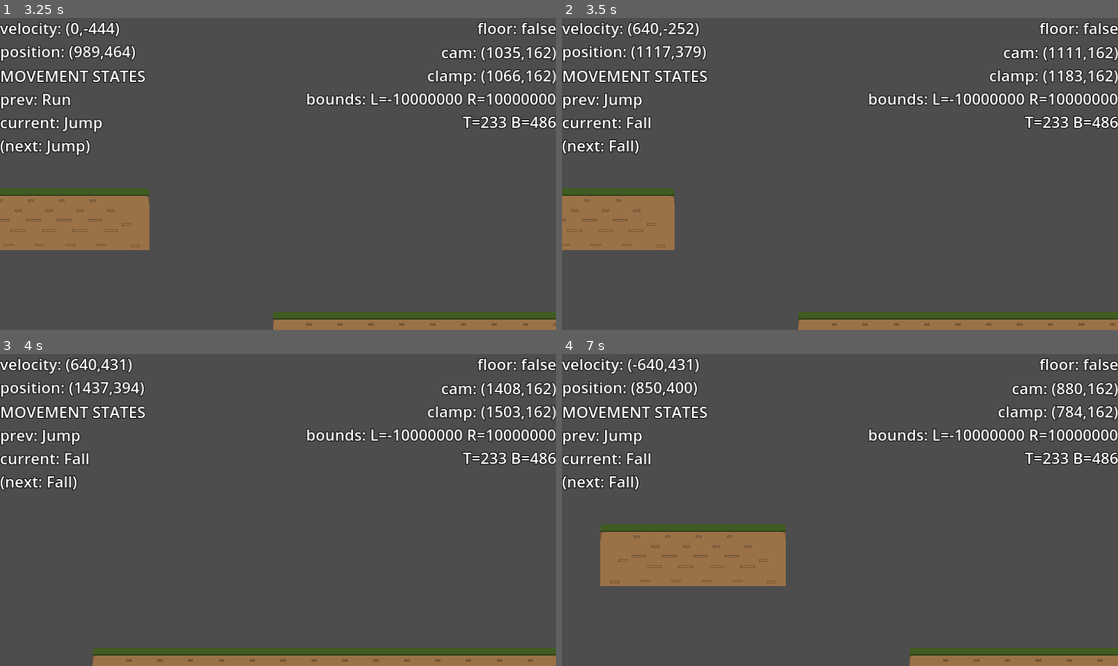
Above: before the commit, frames 1-4 (two rows, left to right).
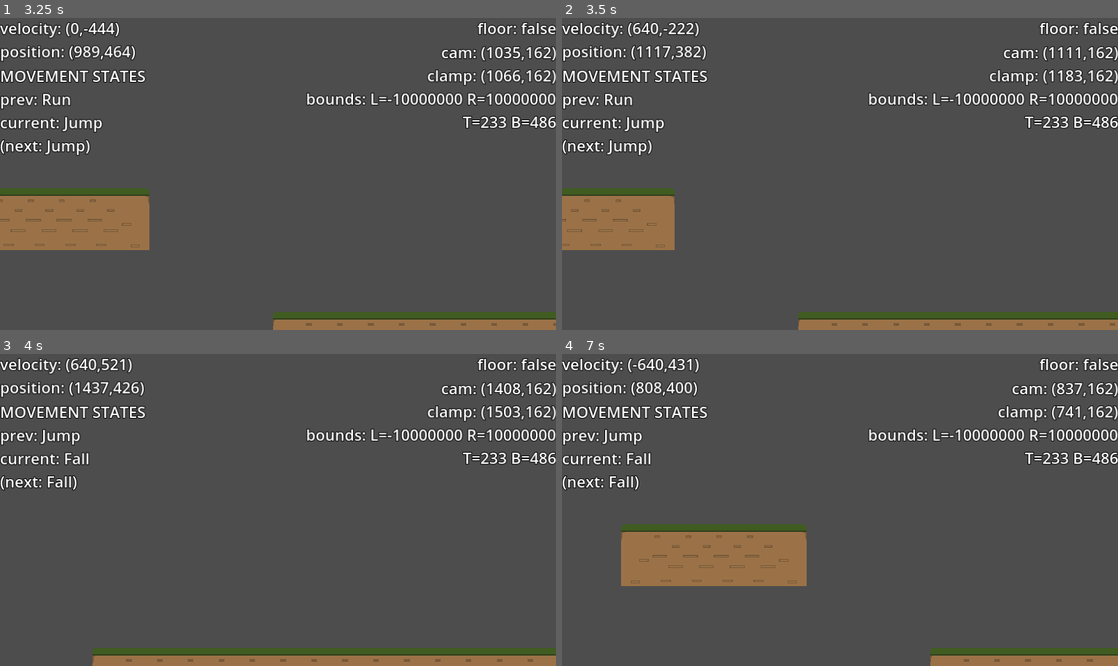
Above: after the commit, the same moments.

Repository: azylazide/untitled-hw-game-G4
Game: Godot game, scene res://src/levels/world.tscn
Two runs of this game, one before a commit and one after it. Both use one fixed random seed, a clock stepped at 60 frames per second and the inputs below.
Inputs:
- Up to frame 1 (3.25 s): tap Enter (ui_accept) at 0.5 s; hold Space (jump) 0.53-1.28 s; hold D (right) 0.53-2.03 s; tap Space (jump) at 1.35, 1.52, 1.82, 2.85, 3.02 s; hold A (left) 2.03-2.78 s; hold Space (jump) 2.03-2.78 s; hold D (right) from 2.78 s (still down)
- Up to frame 2 (3.5 s): keep holding D (right); tap Space (jump) at 3.32 s
- Up to frame 3 (4 s): keep holding D (right); hold Space (jump) from 3.53 s (still down)
- Up to frame 4 (7 s): tap P (pause, bound only after the commit) at 4.15 s; release D (right) at 4.28 s; release Space (jump) at 4.28 s; hold A (left) 4.28-5.03 s; tap Space (jump) at 4.35, 4.52, 4.82, 5.85, 6.02, 6.32 s; hold D (right) 5.03-5.78 s; hold Space (jump) 5.03-5.78 s; hold A (left) from 5.78 s (still down); hold Space (jump) from 6.53 s (still down)

Frame 1 is identical in both runs. In frame 2, 0.6% of the frame differs, in the area x 7-26%, y 1-45%; in frame 3, 0.2%; in frame 4, 2.5%, in the area x 6-98%, y 8-100%.

Commit message:
fixed weird jump when key let go

Diff:
--- a/project.godot
+++ b/project.godot
@@ -20,6 +20,7 @@
 SignalBus="*res://src/signal_bus.gd"
 Globals="*res://src/Globals.gd"
 DebugTexts="*res://src/debug_texts.tscn"
+DebugUtils="*res://src/DebugUtils.gd"
 
 [display]
 
@@ -45,6 +46,11 @@
 , Object(InputEventKey,"resource_local_to_scene":false,"resource_name":"","device":-1,"window_id":0,"alt_pressed":false,"shift_pressed":false,"ctrl_pressed":false,"meta_pressed":false,"pressed":false,"keycode":0,"physical_keycode":4194320,"key_label":0,"unicode":0,"echo":false,"script":null)
 ]
 }
+pause={
+"deadzone": 0.5,
+"events": [Object(InputEventKey,"resource_local_to_scene":false,"resource_name":"","device":-1,"window_id":0,"alt_pressed":false,"shift_pressed":false,"ctrl_pressed":false,"meta_pressed":false,"pressed":false,"keycode":0,"physical_keycode":80,"key_label":0,"unicode":112,"echo":false,"script":null)
+]
+}
 
 [layer_names]
 
--- /dev/null
+++ b/src/DebugUtils.gd
@@ -0,0 +1,10 @@
+extends Node
+
+func _ready() -> void:
+	process_mode = Node.PROCESS_MODE_ALWAYS
+
+func _unhandled_input(event: InputEvent) -> void:
+	if event.is_action_pressed("pause"):
+		get_tree().paused = true
+	elif event.is_action_released("pause"):
+		get_tree().paused = false
--- a/src/actors/player.gd
+++ b/src/actors/player.gd
@@ -45,9 +45,9 @@
 	var state_name = STATES.keys().map(func(elem):return elem.to_pascal_case())
 	const NULL:= -1
 	var current: int
-	var previous:= -1
-	var next:= -1
-	var previous_frame:= -1
+	var previous:= NULL
+	var next:= NULL
+	var previous_frame:= NULL
 
 	func _init(current_state) -> void:
 		current = current_state
@@ -60,7 +60,6 @@
 	min_jump_force = Globals._jump_vel(max_run_tile,min_jump_height,gap_length/2.0)
 
 	speed = max_run_tile*Globals.TILE_UNITS
-
 
 	face_direction = 1
 
@@ -227,6 +226,7 @@
 func _apply_gravity(delta: float) -> void:
 	if velocity.y > 0:
 		velocity.y += fall_gravity*delta
+
 	else:
 		velocity.y += jump_gravity*delta
 
@@ -240,7 +240,7 @@
 
 ## Check floor with coyote
 func check_floor() -> bool:
-	printt(is_on_floor(),is_on_floor_only(),on_floor)
+	#printt(is_on_floor(),is_on_floor_only(),on_floor)
 	return is_on_floor() or not coyote_timer.is_stopped()
 
 func _unhandled_input(event: InputEvent) -> void:
@@ -255,7 +255,7 @@
 					change_movement_state(Move.STATES.JUMP)
 		Move.STATES.JUMP:
 			if event.is_action_released("jump"):
-				if velocity.y < min_jump_force:
+				if velocity.y < -min_jump_force:
 					velocity.y = -min_jump_force
 					#printt(velocity.y, "cut jump")
 					change_movement_state(Move.STATES.FALL)
